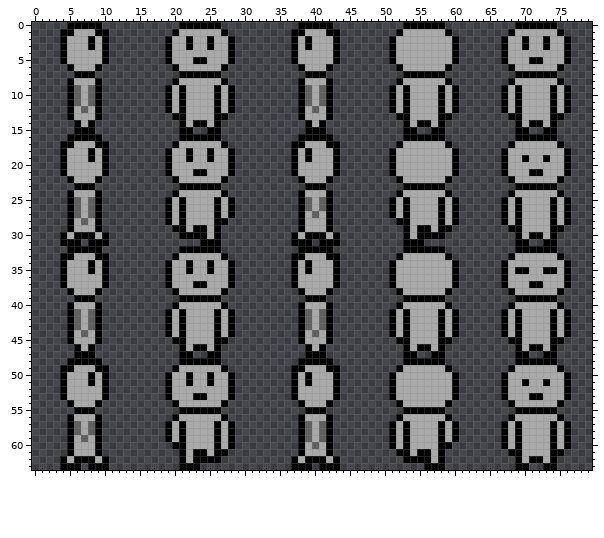
Sprite sheet: assets/Game sprites/charsheet1.png. The first picture shows the starting point.
The file is 80x64 pixels.
The same view after the edit:
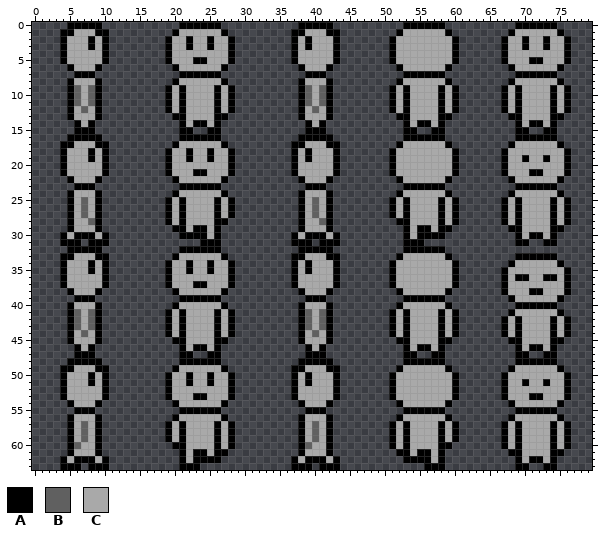
Palette (. is transparent): A #000000  B #606060  C #a9a9a9
The edit:
The author put colour A in row 38 at x 67 and 76; in row 39 at x 68 and 75.
Colour C becomes colour A in row 33 at x 69 to 74; in row 34 at x 68 and 75; in row 36 at x 69 to 70 and 73 to 74; in row 38 at x 71 to 72; in row 40 at x 69 to 74; in row 41 at x 68 and 75.
Colour C becomes colour B in rows 25 to 26 at x 7 and 40; in row 27 at x 7; in row 28 at x 8 and 41; in rows 57 to 58 at x 7 and 40; in row 59 at x 40; in row 60 at x 6 and 39.
Colour A becomes colour C in row 35 at x 69 to 70 and 73 to 74; in row 37 at x 71 to 72; in row 38 at x 68 and 75; in row 39 at x 69 to 74; in row 41 at x 69 and 74.
Colour B becomes colour C in rows 25 to 26 at x 6, 8, 39 and 41; in row 27 at x 6 and 8; in row 28 at x 7; in rows 57 to 58 at x 6, 8, 39 and 41; in row 59 at x 39 and 41; in row 60 at x 40.
Colour A is gone in row 32 at x 69 to 74; in row 33 at x 68 and 75; in row 34 at x 67 and 76; in row 40 at x 68 and 75; in row 41 at x 67 and 76.
